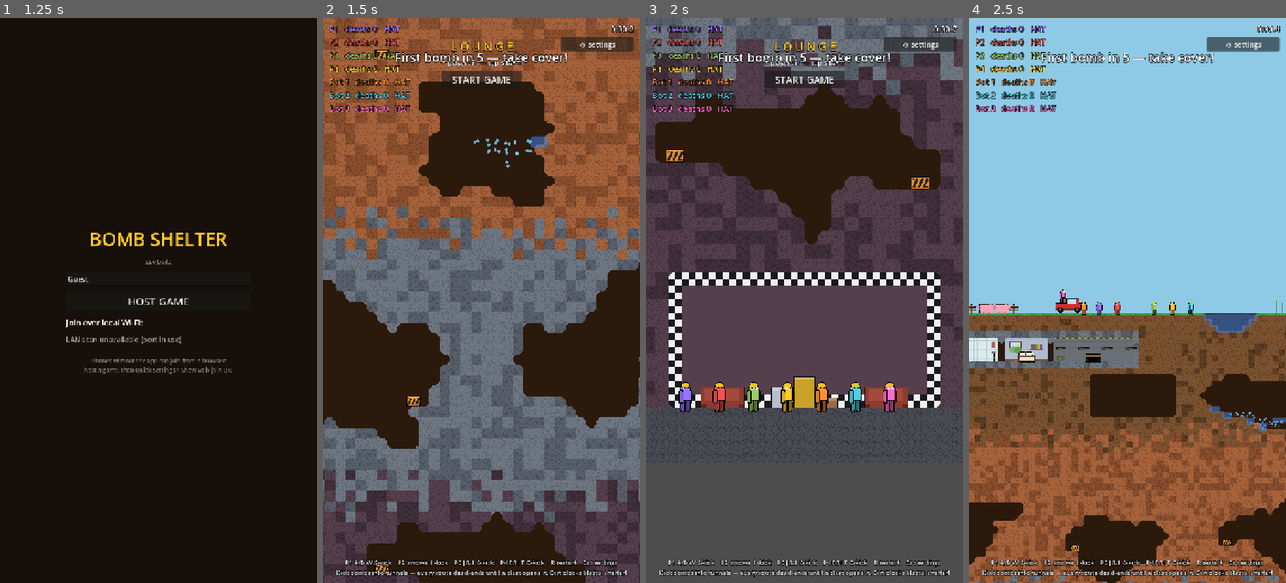
Above: before the commit, frames 1-4 (left to right).
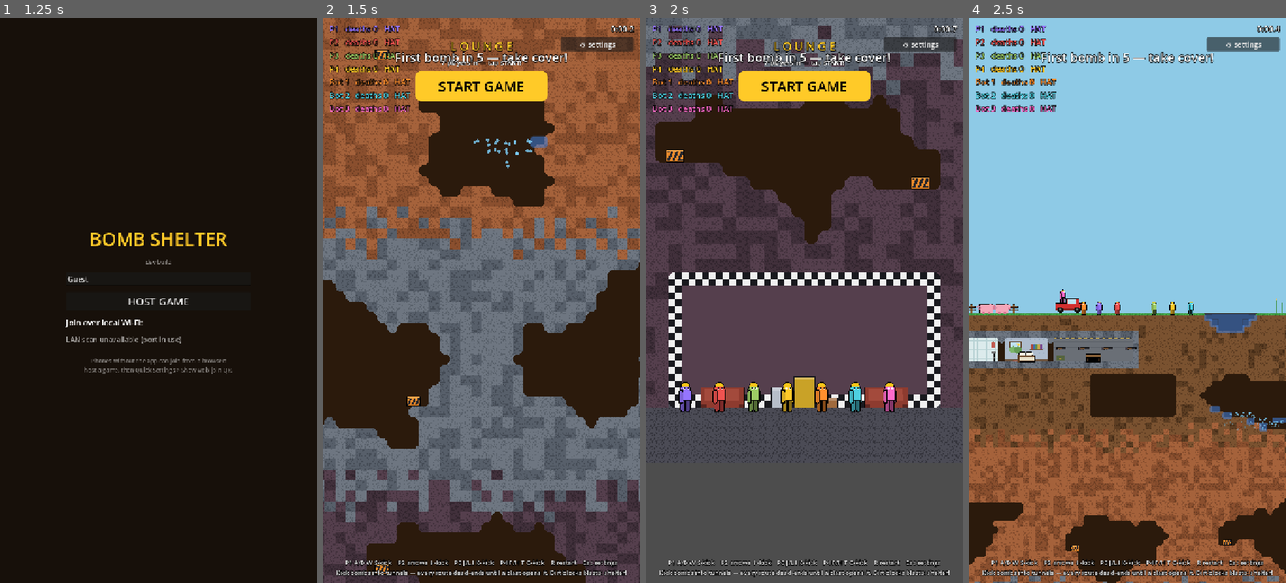
Above: after the commit, the same moments.

Repository: uchy4/dummy
Game: Godot game, scene res://scenes/menu.tscn
The game is run twice, just before and just after one commit, with the same random seed, the same clock (stepped at 60 frames per second) and the same inputs.
Inputs (mouse positions are in pixels of both pictures, inside the frame that each line leads up to):
- Up to frame 1 (1.25 s): tap Enter (ui_accept) at 0.5 s; move the mouse to (228, 272) at 0.52 s; hold D (p1_right) from 0.53 s (still down); hold S (p1_kick) from 0.53 s (still down); click (228, 272) at 0.67 s; tap W (p1_jump) at 0.77, 1.07 s
- Up to frame 2 (1.5 s): release D (p1_right) at 1.25 s; release S (p1_kick) at 1.25 s; click "HOST GAME" at 1.25 s
- Up to frame 3 (2 s): no input
- Up to frame 4 (2.5 s): click "START GAME" at 2 s

Frame 1 is identical in both runs. In frame 2, 2.4% of the frame differs, in the area x 29-71%, y 4-15%; in frame 3, 2.4%; in frame 4, nothing differs.

Commit message:
Lounge START GAME button goes big and safety-yellow
300x68 minimum, 32pt black text on a rounded #ffca28 slab (pressed
darkens, disabled grays out) centered under the lounge banner — the
one action in the room now reads like it.

Co-Authored-By: Claude Fable 5 <noreply@anthropic.com>
Claude-Session: https://claude.ai/code/session_01QSJudmCHT44WHN37u3ZpBk

Diff:
--- a/bomb-shelter/scripts/hud.gd
+++ b/bomb-shelter/scripts/hud.gd
@@ -548,9 +548,31 @@
 		_lobby_label.add_theme_color_override(&"font_outline_color", Color.BLACK)
 		_lobby_label.add_theme_constant_override(&"outline_size", 4)
 		_lobby_box.add_child(_lobby_label)
+		# The START button is THE lounge action: big, safety-yellow, centered.
 		_lobby_btn = Button.new()
 		_lobby_btn.text = "START GAME"
-		_lobby_btn.add_theme_font_size_override(&"font_size", 22)
+		_lobby_btn.custom_minimum_size = Vector2(300, 68)
+		_lobby_btn.size_flags_horizontal = Control.SIZE_SHRINK_CENTER
+		_lobby_btn.add_theme_font_size_override(&"font_size", 32)
+		_lobby_btn.add_theme_color_override(&"font_color", Color.BLACK)
+		_lobby_btn.add_theme_color_override(&"font_hover_color", Color.BLACK)
+		_lobby_btn.add_theme_color_override(&"font_pressed_color", Color.BLACK)
+		_lobby_btn.add_theme_color_override(&"font_disabled_color", Color(0, 0, 0, 0.45))
+		var sb := StyleBoxFlat.new()
+		sb.bg_color = Color("ffca28")
+		sb.set_corner_radius_all(14)
+		sb.content_margin_left = 28.0
+		sb.content_margin_right = 28.0
+		sb.content_margin_top = 12.0
+		sb.content_margin_bottom = 12.0
+		for st: StringName in [&"normal", &"hover"]:
+			_lobby_btn.add_theme_stylebox_override(st, sb)
+		var sbp := sb.duplicate() as StyleBoxFlat
+		sbp.bg_color = Color("e3b214")
+		_lobby_btn.add_theme_stylebox_override(&"pressed", sbp)
+		var sbd := sb.duplicate() as StyleBoxFlat
+		sbd.bg_color = Color(0.35, 0.33, 0.28, 0.9)
+		_lobby_btn.add_theme_stylebox_override(&"disabled", sbd)
 		_lobby_btn.focus_mode = Control.FOCUS_NONE
 		_lobby_btn.pressed.connect(func() -> void: start_requested.emit())
 		_lobby_box.add_child(_lobby_btn)
